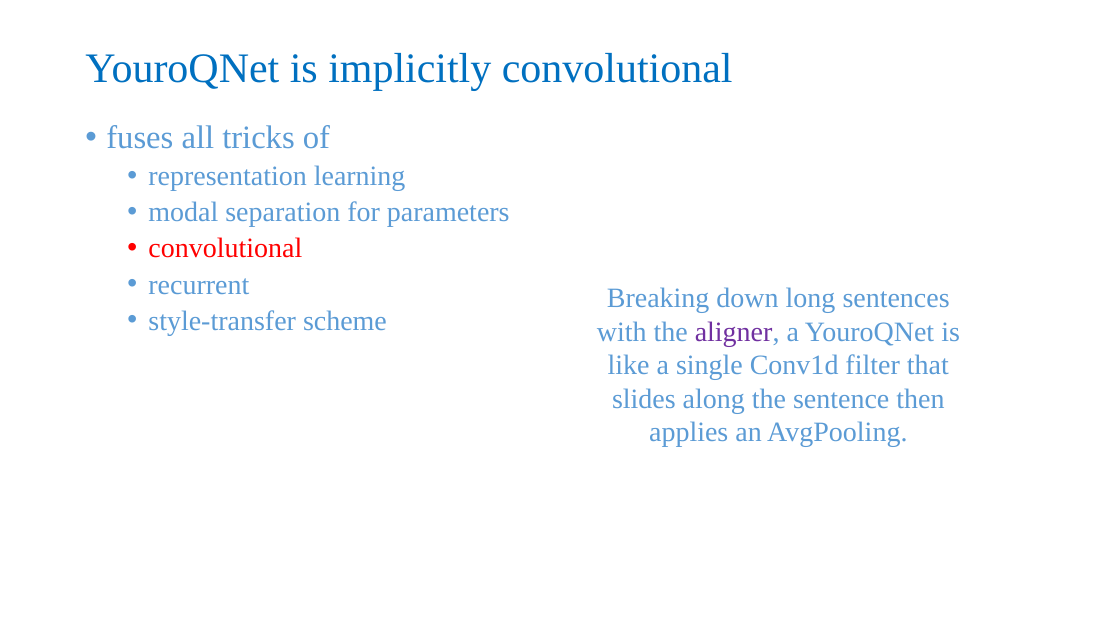
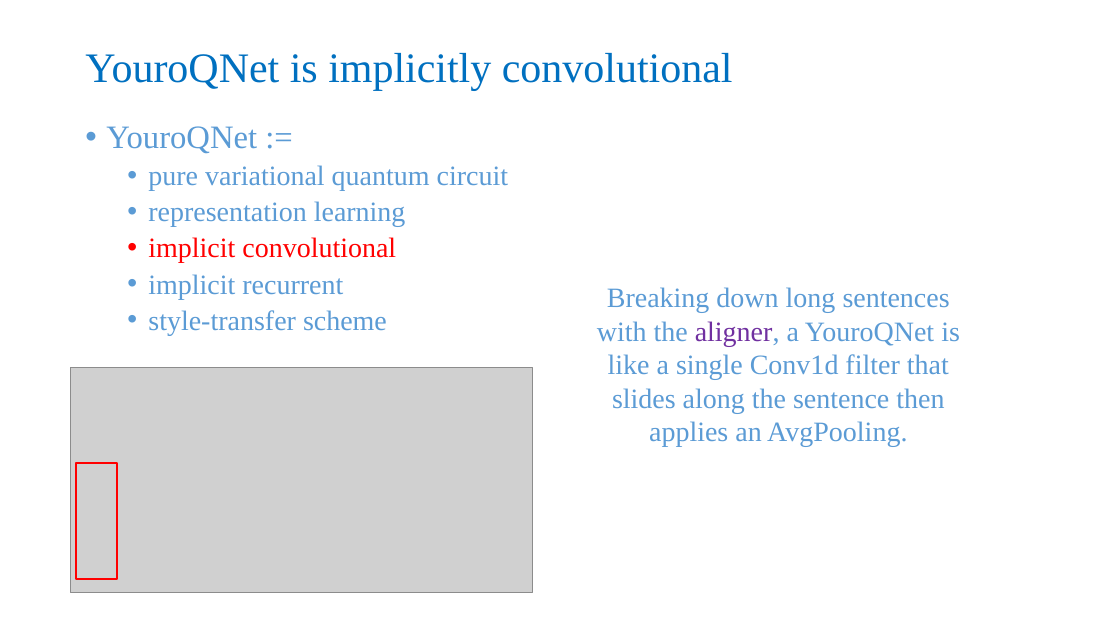
Before and after one commit to Kahsolt/YouroQNet, a slide deck: slide 13 of ref/YouroQNet.pptx (slide 11 before the commit). Drawn at 1120x630 pixels with LibreOffice and Linux fonts; fonts in the diff are those of the drawing; grey boxes stand for pictures. Boxes give left, top, right and bottom in pixels: in the first picture for what was removed or moved away, otherwise in the second. Text is boxed around its words. In the diff, an @@ line names an element or a change of style, - is before the commit and + after.

```diff
--- a/ref/YouroQNet.pptx
+++ b/ref/YouroQNet.pptx
@@ text at [106,126,508,191]: text changed; size 28 to 24 pt @@
-• fuses all tricks of
+• YouroQNet :=
+  • pure variational quantum circuit
@@ text at [148,237,396,299]: text changed; text colour #5B9BD5 to #FF0000 @@
-  • modal separation for parameters
-  • convolutional
-  • recurrent
+  • implicit convolutional
+  • implicit recurrent
@@ picture added at [70,367,533,592] @@
@@ rectangle added at [76,463,118,579], outline #FF0000 1.5 pt @@
```
Also in this commit, not shown: 10 other slides changed, 8 slides added, 2 slides removed, 2 other files.
